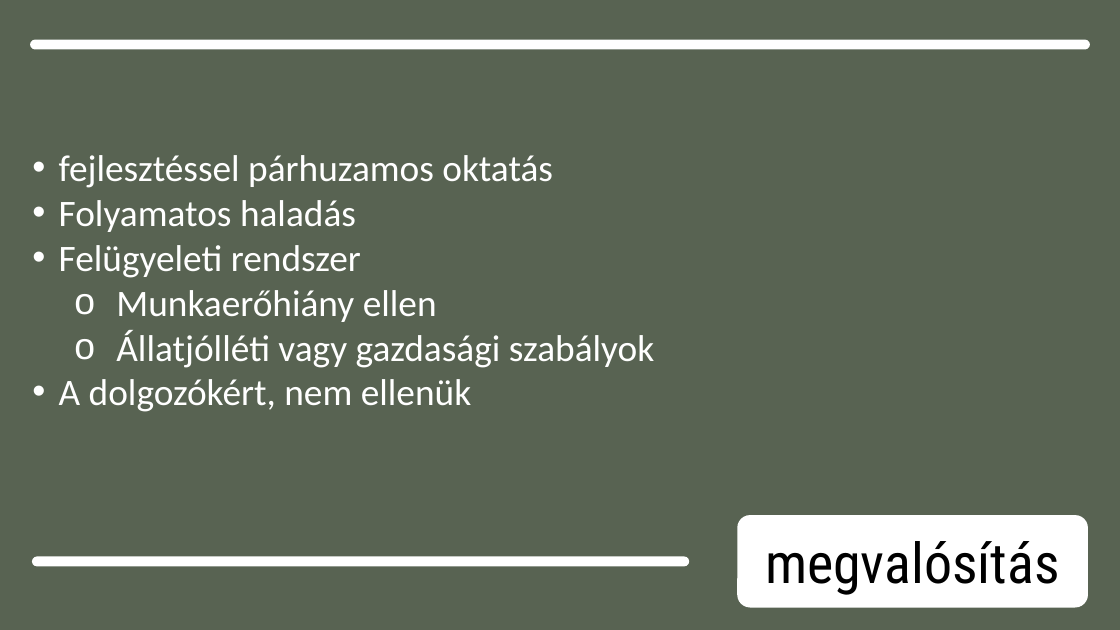
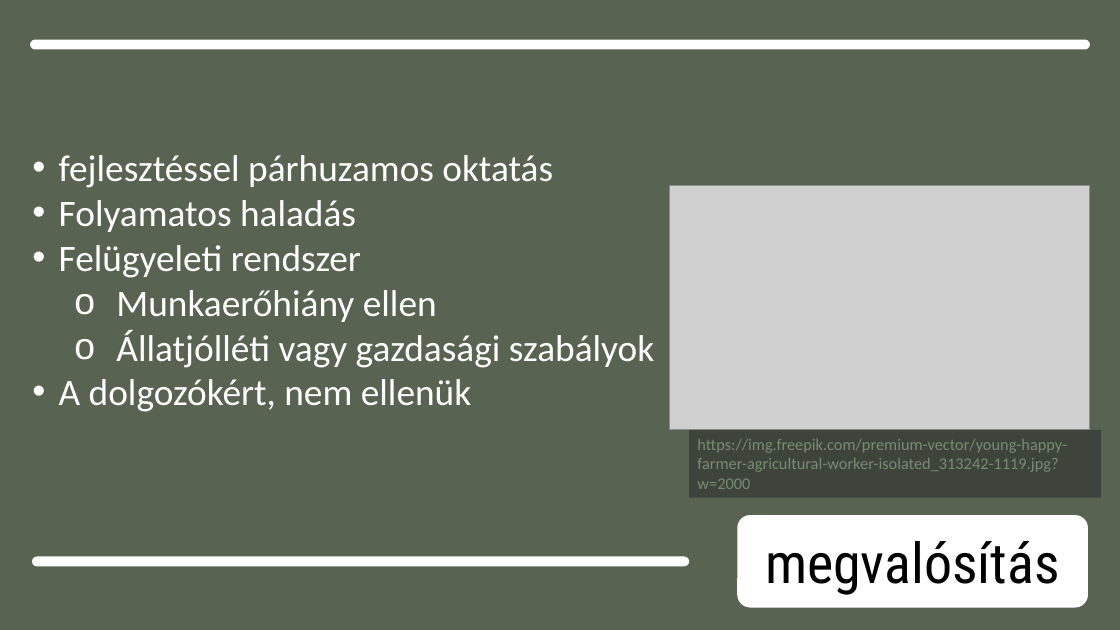
Before and after one commit to dzsofri/paprika, a slide deck: slide 5 of informatikaamezogazdasagban.pptx. Drawn at 1120x630 pixels with LibreOffice and Linux fonts; fonts in the diff are those of the drawing; grey boxes stand for pictures. Boxes give left, top, right and bottom in pixels: in the first picture for what was removed or moved away, otherwise in the second. Text is boxed around its words. In the diff, an @@ line names an element or a change of style, - is before the commit and + after.

Commit message:
ppt

```diff
--- a/informatikaamezogazdasagban.pptx
+++ b/informatikaamezogazdasagban.pptx
@@ picture added at [670, 186, 1091, 430] @@
@@ rectangle added at [690, 430, 1102, 498], fill #262626 at 50% opacity, 14 pt, text #768D70 @@
+https://img.freepik.com/premium-vector/young-happy-farmer-agricultural-worker-isolated_313242-1119.jpg?w=2000
```
Also in this commit, not shown: 6 other slides changed.
